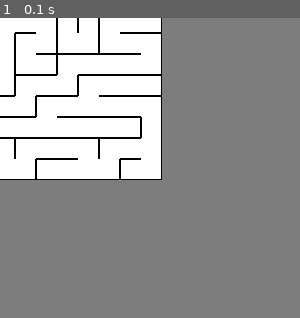
Above: before the commit, frame 1.
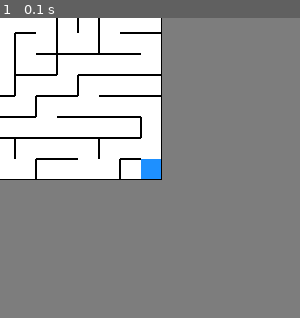
Above: after the commit, the same moment.

Repository: MartinRB45534/Escape
Game: pygame game, started from test_pygame.py
Two runs of this game, one before a commit and one after it. Both use one fixed random seed, a clock stepped at 60 frames per second and the inputs below.
Inputs:
- Up to frame 1 (0.1 s): no input
The pictures show only the part of the screen within x 43-93%, y 43-93%; the shares and areas given below are measured in that part.

The runs differ from the first frame. In frame 1, 0.4% of the frame differs, in the area x 47-54%, y 47-54%.

Commit message:
Ajout de la fin du jeu + globalisation des constantes

Diff:
--- a/Cases.py
+++ b/Cases.py
@@ -1,13 +1,6 @@
 import Murs
 import pygame
-#constantes
-HAUT=0
-DROITE=1
-BAS=2
-GAUCHE=3
-
-MUR_VIDE=0
-MUR_PLEIN=1
+from Constantes import *
 
 class Case:
     def __init__(self,tailleCase,tailleMur,couleur=(255,255,255)):
--- a/Constantes.py
+++ b/Constantes.py
@@ -1,13 +1,23 @@
 #constantes
+global HAUT
 HAUT=0
+global DROITE
 DROITE=1
+global BAS
 BAS=2
+global GAUCHE
 GAUCHE=3
 
+global MUR_VIDE
 MUR_VIDE=0
+global MUR_PLEIN
 MUR_PLEIN=1
 
+global CASES_X
 CASES_X = 20
+global CASES_Y
 CASES_Y = 20
+global LARGEUR_CASE
 LARGEUR_CASE = 20
+global LARGEUR_MUR
 LARGEUR_MUR = 1
--- a/Joueur.py
+++ b/Joueur.py
@@ -62,3 +62,6 @@
 
     def dessine_toi(self,screen):
         pygame.draw.rect(screen, pygame.Color(0,255,0), (self.position[0]*(Constantes.LARGEUR_CASE+Constantes.LARGEUR_M …(219 unchanged characters)…
+
+    def get_position(self):
+        return self.position
--- a/Labyrinthe.py
+++ b/Labyrinthe.py
@@ -1,14 +1,19 @@
 import Generateur
-import Cases
-import Constantes
+from Cases import *
+from Constantes import *
 from Resolveur import *
 
 
 class Labyrinthe:
-    def __init__(self,largeur,hauteur,tailleCase=20,tailleMur=1):
+    def __init__(self,largeur,hauteur,arrivee_x,arrivee_y,tailleCase=20,tailleMur=1):
         self.largeur = largeur
         self.hauteur = hauteur
-        self.matrice_cases = [[Cases.Case(tailleCase,tailleMur) for i in range(hauteur)]for i in range(largeur)]
+
+        self.arrivee_x=arrivee_x
+        self.arrivee_y=arrivee_y
+
+        self.matrice_cases = [[Case(tailleCase,tailleMur) for i in range(hauteur)]for i in range(largeur)]
+
         #paramètre graphiques
         self.tailleCase = tailleCase
         self.tailleMur = tailleMur
@@ -18,6 +23,8 @@
         #génération en profondeur via l'objet generateur
         gene=Generateur.Generateur(self.matrice_cases,self.largeur,self.hauteur)
         self.matrice_cases=gene.generation()
+        #on change la couleur de la case d'arrivée
+        self.matrice_cases[self.arrivee_x][self.arrivee_y].set_Couleur((30,144,255))
     def peut_passer(self,coord,sens):
         newcoord = coord
         case = self.matrice_cases[coord[0]][coord[1]]
@@ -34,14 +41,21 @@
             passe = False
         return passe, newcoord
 
+    def as_gagner(self,coords):
+        win=False
+
+        if coords[0]==self.arrivee_x and coords[1]==self.arrivee_y:
+            win=True
+
+        return win
+
     def dessine_toi(self,screen,joueur_x,joueur_y):
         for x in range(0,self.largeur):
             for y in range(0,self.hauteur):
-                    self.matrice_cases[x][y].dessine_toi(screen,x*(self.tailleCase+self.tailleMur),y*(self.tailleCase+self.tailleMur))
+                self.matrice_cases[x][y].dessine_toi(screen,x*(self.tailleCase+self.tailleMur),y*(self.tailleCase+self.tailleMur))
     def resolution(self,arrivee_x,arrivee_y):
         resol = Resolveur(self.matrice_cases,self.largeur,self.hauteur,arrivee_x,arrivee_y)
         solution=resol.resolution()
-        print(solution)
 
 #lab = Labyrinthe(5,5)
 #lab.dessine_toi(0,0,0)
--- a/test_pygame.py
+++ b/test_pygame.py
@@ -1,11 +1,10 @@
 import pygame
-import Labyrinthe
-import Joueur
-import Constantes
+from Labyrinthe import *
+from Joueur import *
+from Constantes import *
 
 pygame.init()
-
-lab=Labyrinthe.Labyrinthe(Constantes.CASES_X,Constantes.CASES_Y,Constantes.LARGEUR_CASE,Constantes.LARGEUR_MUR)
+lab=Labyrinthe.Labyrinthe(CASES_X,CASES_Y,CASES_X-1,CASES_Y-1,LARGEUR_CASE,LARGEUR_MUR)
 lab.generation()
 #lab.resolution(Constantes.CASES_X-1,Constantes.CASES_Y-1)
 
@@ -14,7 +13,10 @@
 screen.fill((125,125,125))
 run=True
 
-joueur=Joueur.Joueur()
+joueur=Joueur()
+
+font = pygame.font.SysFont(None, 72)
+textWin = font.render("Vous avez gagné!! \(^o^)/", True, (128, 0, 0))
 
 lab.dessine_toi(screen,0,0)
 joueur.dessine_toi(screen)
@@ -42,10 +44,16 @@
         move = joueur.va_vers_la_droite(lab)
     if keys[pygame.K_LEFT]:
         move = joueur.va_vers_la_gauche(lab)
+
     #si on détecte un mouvement on redessine l'écran
     if move:
         lab.dessine_toi(screen,0,0)
         joueur.dessine_toi(screen)
+
+    if lab.as_gagner(joueur.get_position()):
+        screen.fill((255,255,255))
+        screen.blit(textWin,(0,0))
+        run=False
     pygame.display.update()
 pygame.quit()
 #zoli seeds
